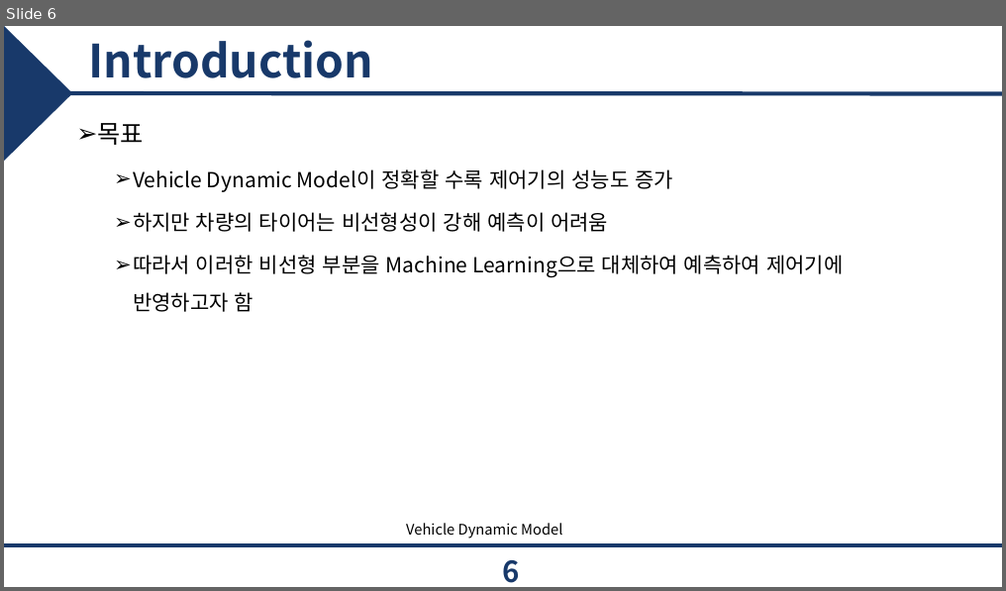
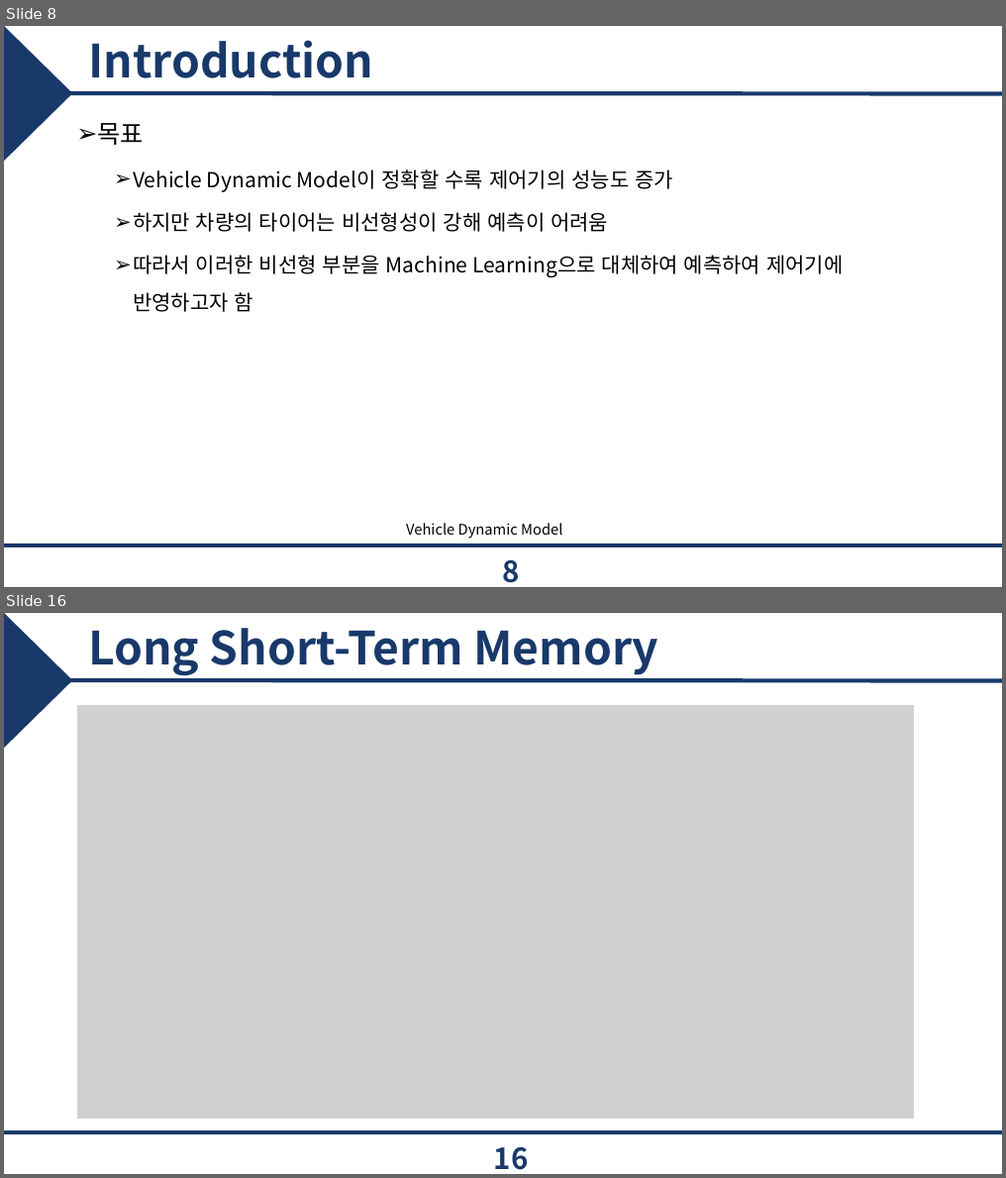
Before and after one commit to epoxx-arch/Torque_vectoringthesis, a slide deck: 졸업 논문/JCCI 발표.pptx. Shown one above the other, each under a label of ours: slide 6 before the commit, slides 8 and 16 after it; the slides between them are not shown. The pictures are 1006x591 and 1006x1178 pixels, drawn with LibreOffice and Linux fonts; fonts in the diff are those of the drawing; grey boxes stand for pictures; background and template pictures are left out. Boxes give left, top, right and bottom in pixels: in the first picture for what was removed or moved away, otherwise in the second. Text is boxed around its words. In the diff, an @@ line names an element or a change of style, - is before the commit and + after.

```diff
--- a/졸업 논문/JCCI 발표.pptx
+++ b/졸업 논문/JCCI 발표.pptx
@@ slide 16 added at [4,613,1002,1174], background #FFFFFF; not listed: 3 template elements that a slide beside it also shows @@
@@ title added at [88,628,658,676], 44 pt, text #18396A, bold @@
+Long Short-Term Memory
@@ picture added at [77,705,915,1119] @@
@@ page number added at [494,1148,529,1170], 28 pt, text #18396A, bold @@
+16
@@ what was slide 6 is now slide 8 @@
@@ page number at [502,561,519,583]: text changed @@
-6
+8
```
Also in this commit, not shown: 4 slides changed, 12 other slides added, 1 slide removed, 8 other files.
